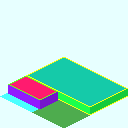
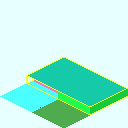
Layer changes from the first 128 × 128 image to the second:
painted on "Office" over <box>8,76,58,109</box>
